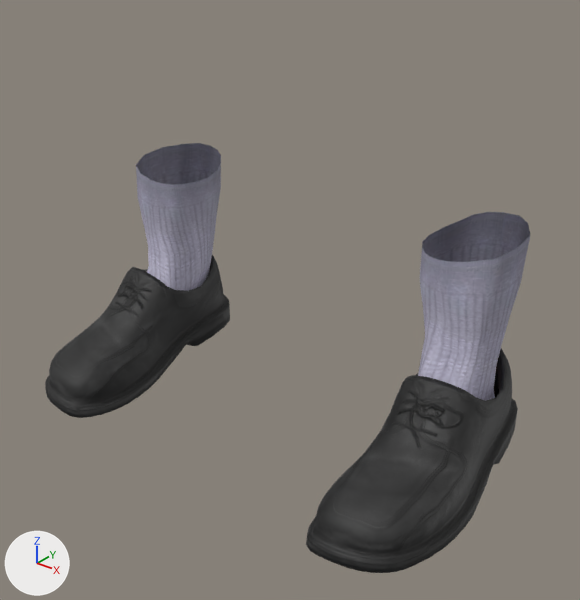
The glTF model app/assets/humans/female/shoes04.glb: old version first, new version second.
Rendered twice from a 50 mm lens placed at (0.417, -0.567, 0.437), pointed at (0.029, -0.082, 0.136). Arrows for +X, +Y and +Z are at lower left; the lights stay in place. The picture after the commit comes second. Vertices at exactly the same position are counted once.

The older version as bpy lines, for what is in view:
```python
me_shoes04 = bpy.data.meshes.new('shoes04')
me_shoes04.from_pydata(...)  # 1722 vertices, 3320 faces; spans x -0.222..0.222, y -0.2..0.029, z 0.001..0.216
me_shoes04.materials.append(mat_human_shoes04)
ob_part_shoes04 = bpy.data.objects.new('part_shoes04', me_shoes04)
ob_part_shoes04.location = (0.0, 0.0, 0.0)
```
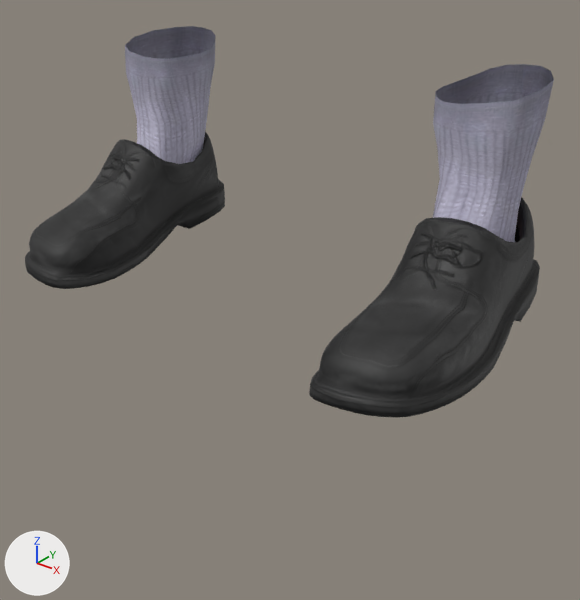
The newer file adds a shape key; the second version is drawn at full value of the shape key 'legs_short' of 'part_shoes04', and the change is written as the vertex moves it makes.

Boxes (x1, y1, x2, y2) around the edits, measured in the pictures (580 x 600 px; the box of a moved part takes in the faces that stretch with it):
'part_shoes04', reshaped (9% wider, 9% shorter): before (45, 143, 530, 573); after (25, 26, 554, 417)
part 1 of me_shoes04, moved or reshaped: before (306, 349, 518, 573); after (309, 197, 540, 417)
part 2 of me_shoes04, moved or reshaped: before (45, 255, 230, 418); after (25, 132, 225, 289)
part 3 of me_shoes04, moved or reshaped: before (418, 212, 530, 401); after (433, 64, 554, 242)
part 4 of me_shoes04, moved or reshaped: before (136, 143, 221, 291); after (125, 26, 215, 164)

The change in detail:
me_shoes04 is used by ob_part_shoes04; location (0.0, 0.0, 0.0).
me_shoes04 had 1722 vertices, 3320 faces and spanned x -0.222..0.222, y -0.2..0.029, z 0.001..0.216.
me_shoes04 now has 1722 vertices, 3320 faces and spans x -0.223..0.223, y -0.2..0.029, z 0.135..0.333.
me_shoes04 part 1: the loose piece of 717 vertices spanning x 0.123..0.222, y -0.2..0.029, z 0.001..0.105 is moved by (0.001, 0.0, 0.134).
me_shoes04 part 2: the loose piece of 717 vertices spanning x -0.222..-0.123, y -0.2..0.029, z 0.001..0.105 is moved by (-0.001, 0.0, 0.134).
me_shoes04 part 3: 144 of 1722 vertices moved; they spanned x 0.124..0.203, y -0.097..0.027, z 0.029..0.216 and now span x 0.125..0.204, y -0.097..0.027, z 0.163..0.333; mean shift (0.001, 0.0, 0.131); largest move (0.14, -0.088, 0.051) -> (0.141, -0.088, 0.185).
me_shoes04 part 4: 144 of 1722 vertices moved; they spanned x -0.203..-0.124, y -0.097..0.027, z 0.029..0.216 and now span x -0.204..-0.125, y -0.097..0.027, z 0.163..0.333; mean shift (-0.001, 0.0, 0.131); largest move (-0.14, -0.088, 0.051) -> (-0.141, -0.088, 0.185).
